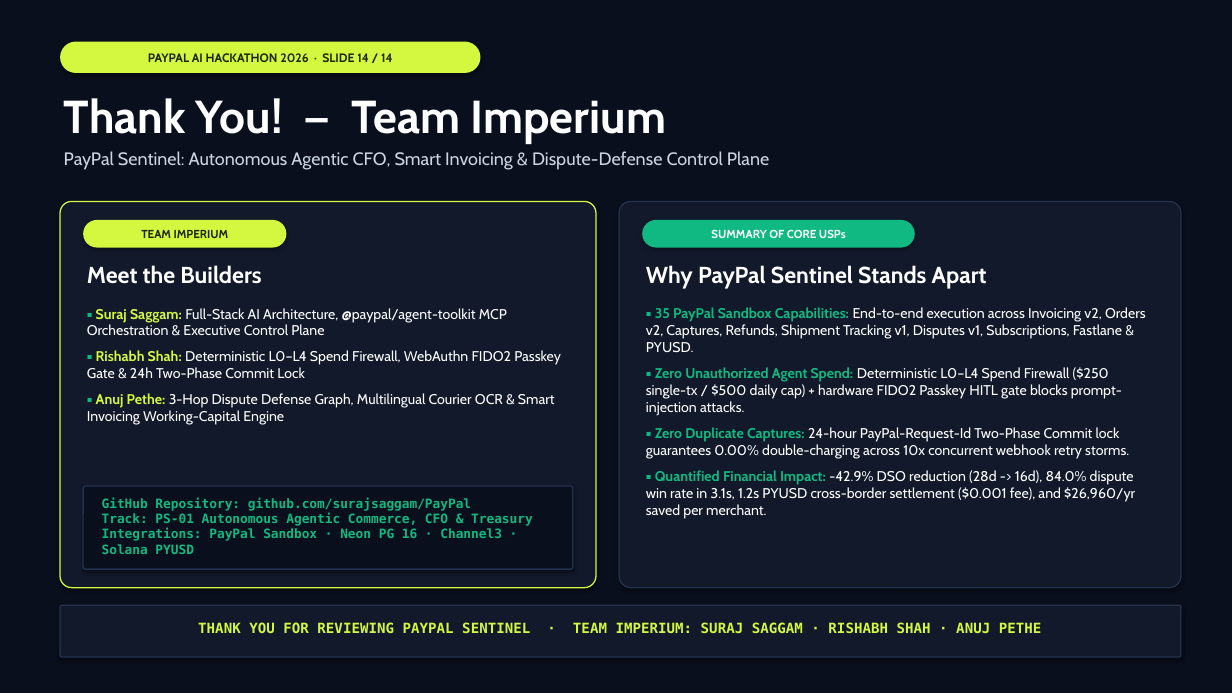
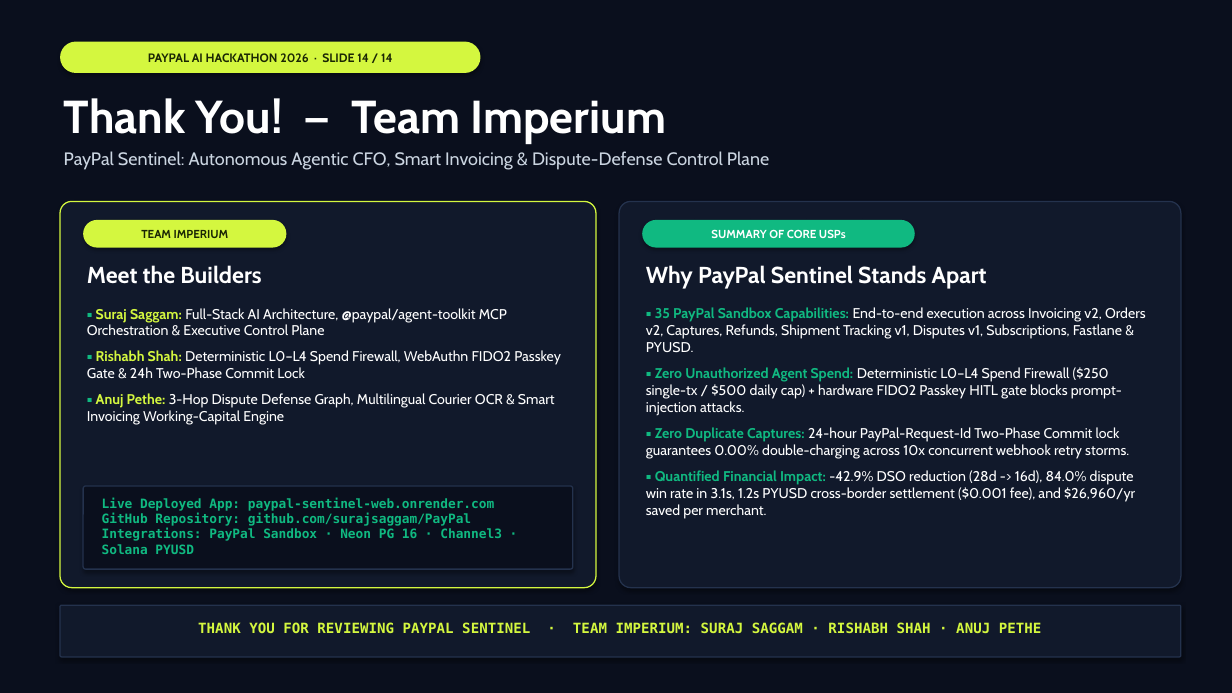
Before and after one commit to surajsaggam/PayPal, a slide deck: slide 14 of deliverables/presentation/PayPal-Sentinel-Executive-Deck.pptx. Drawn at 1232x693 pixels with LibreOffice and Linux fonts; fonts in the diff are those of the drawing. Boxes give left, top, right and bottom in pixels: in the first picture for what was removed or moved away, otherwise in the second. Text is boxed around its words. In the diff, an @@ line names an element or a change of style, - is before the commit and + after.

Commit message:
chore(deploy,ppt): add live Render URL to Thank You slide and sync Render config

```diff
--- a/deliverables/presentation/PayPal-Sentinel-Executive-Deck.pptx
+++ b/deliverables/presentation/PayPal-Sentinel-Executive-Deck.pptx
@@ text at [102, 497, 502, 554]: text changed @@
-GitHub Repository: github.com/surajsaggam/PayPal
-Track: PS-01 Autonomous Agentic Commerce, CFO & Treasury
-Integrations: PayPal Sandbox · Neon PG 16 · Channel3 · Solana PYUSD
+Live Deployed App: paypal-sentinel-web.onrender.com
+GitHub Repository: github.com/surajsaggam/PayPal
+Integrations: PayPal Sandbox · Neon PG 16 · Channel3 · Solana PYUSD
```
Also in this commit, not shown: 4 other files.
